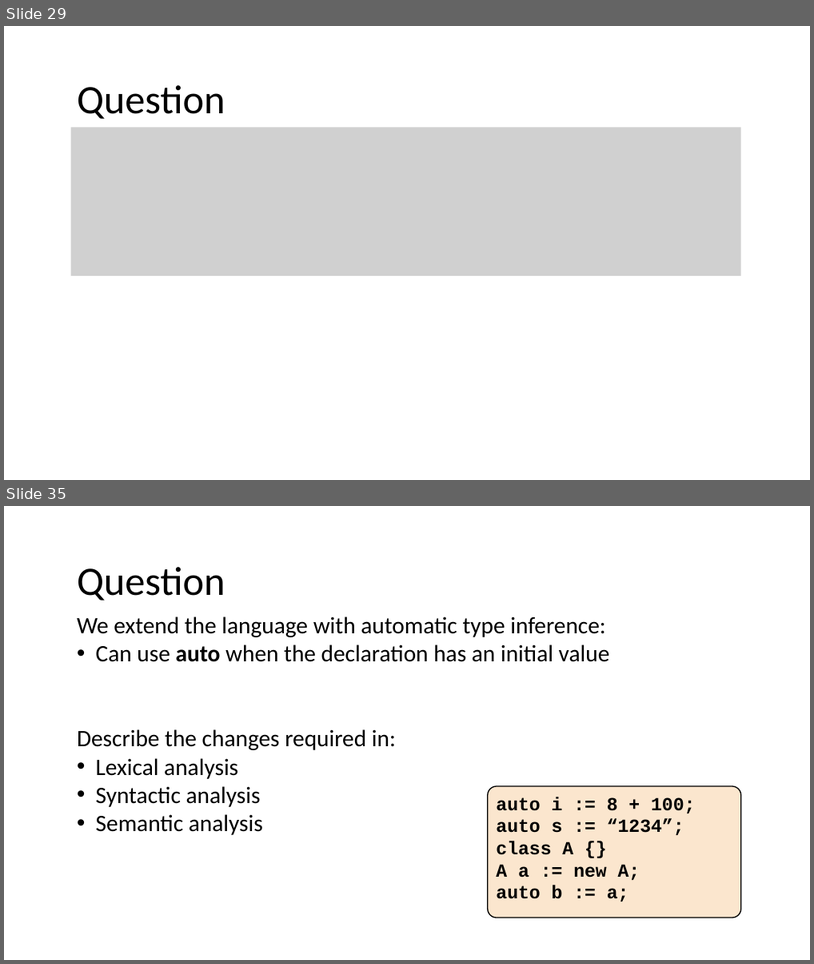
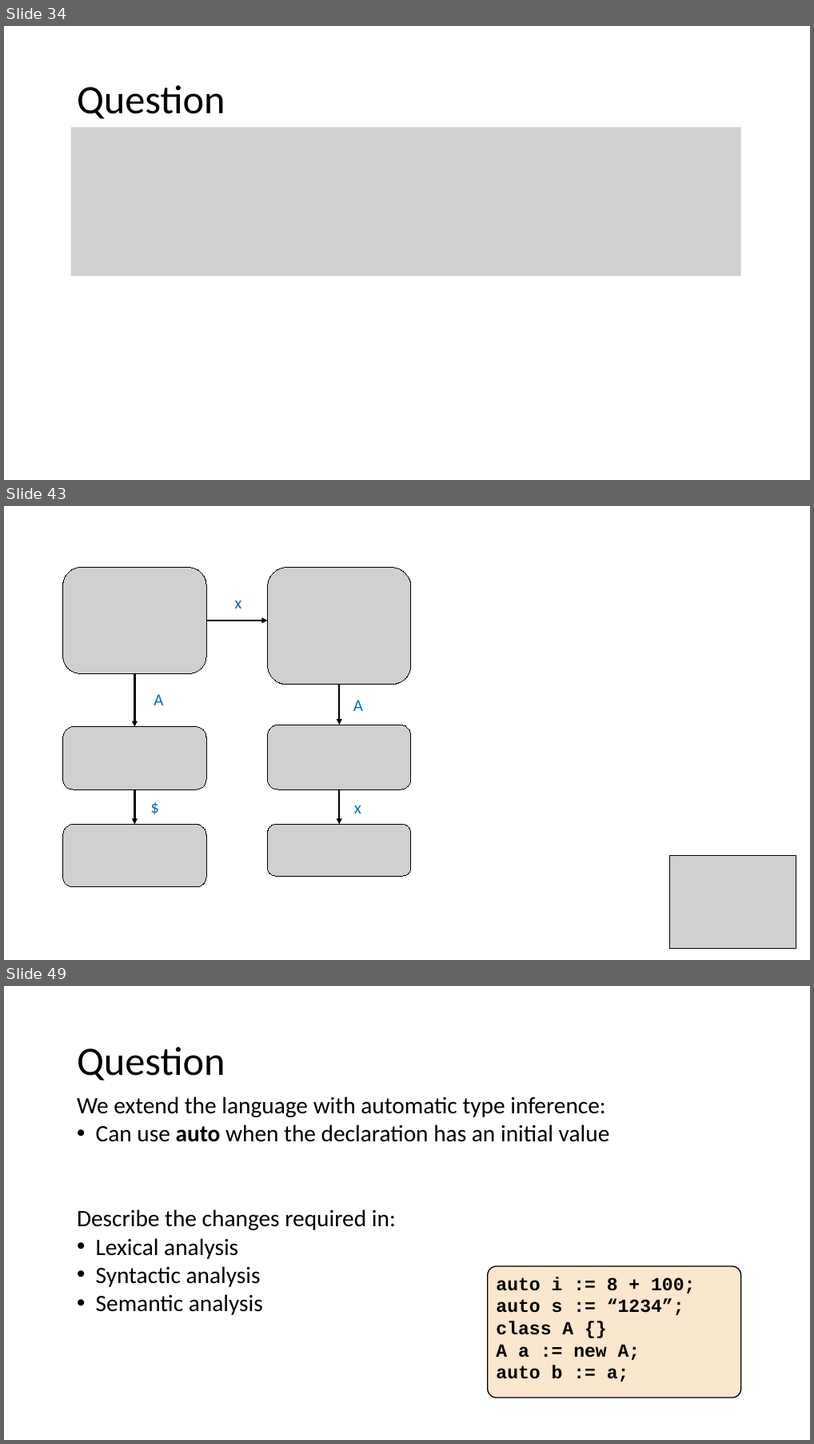
Before and after one commit to nivshani/compilation, a slide deck: slides/exam-questions.pptx. Shown one above the other, each under a label of ours: slides 29 and 35 before the commit, slides 34, 43 and 49 after it; the slides between them are not shown. The pictures are 814x964 and 814x1444 pixels, drawn with LibreOffice and Linux fonts; fonts in the diff are those of the drawing; grey boxes stand for pictures. Boxes give left, top, right and bottom in pixels: in the first picture for what was removed or moved away, otherwise in the second. Text is boxed around its words. In the diff, an @@ line names an element or a change of style, - is before the commit and + after.

```diff
--- a/slides/exam-questions.pptx
+++ b/slides/exam-questions.pptx
@@ slide 43 added at box(4, 506, 810, 960), background #FFFFFF @@
@@ picture added at box(62, 567, 206, 673) @@
@@ picture added at box(268, 567, 411, 684) @@
@@ text added at box(234, 600, 242, 608), 20 pt, text #0070C0 @@
+x
@@ arrow added from (206, 620) to (268, 620), #000000 2.25 pt @@
@@ arrow added from (134, 673) to (134, 727), #000000 2.25 pt @@
@@ text added at box(154, 694, 163, 705), 20 pt, text #0070C0 @@
+A
@@ arrow added from (340, 684) to (340, 724), #000000 2.25 pt @@
@@ text added at box(354, 700, 363, 711), 20 pt, text #0070C0 @@
+A
@@ picture added at box(62, 727, 206, 790) @@
@@ picture added at box(268, 724, 411, 789) @@
@@ arrow added from (134, 789) to (134, 824), #000000 2.25 pt @@
@@ text added at box(145, 793, 171, 820), 20 pt, text #0070C0 @@
+$
@@ arrow added from (340, 789) to (340, 824), #000000 2.25 pt @@
@@ text added at box(354, 805, 362, 813), 20 pt, text #0070C0 @@
+x
@@ picture added at box(62, 824, 206, 887) @@
@@ picture added at box(268, 824, 411, 876) @@
@@ picture added at box(670, 856, 797, 948) @@
@@ what was slide 29 is now slide 34 @@
@@ what was slide 35 is now slide 49 @@
```
Also in this commit, not shown: 1 slide changed, 13 other slides added, 1 other file.
